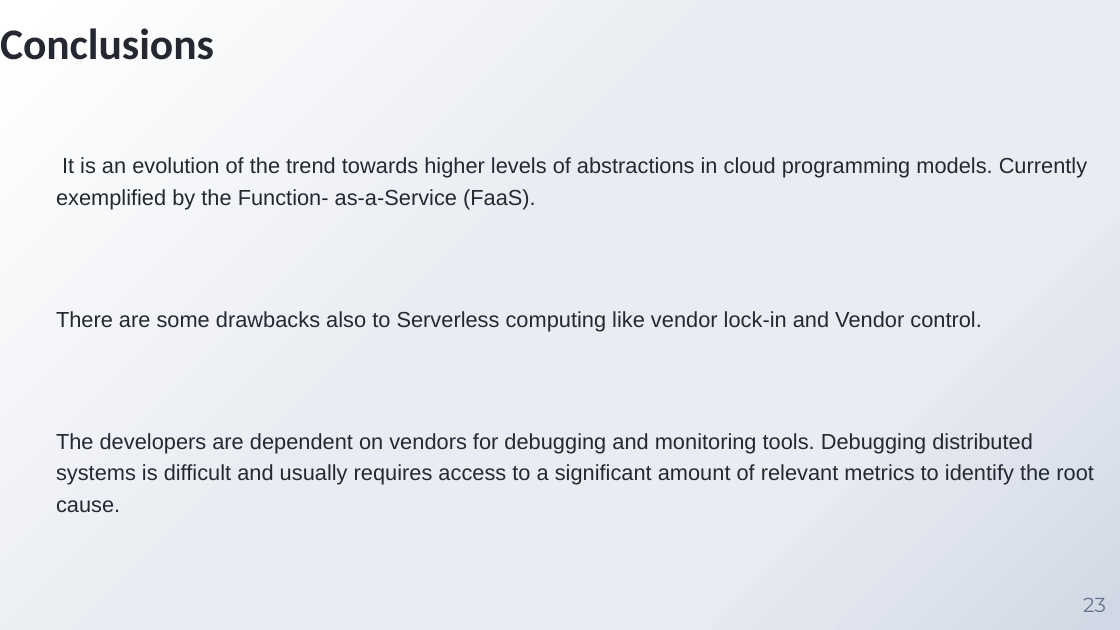
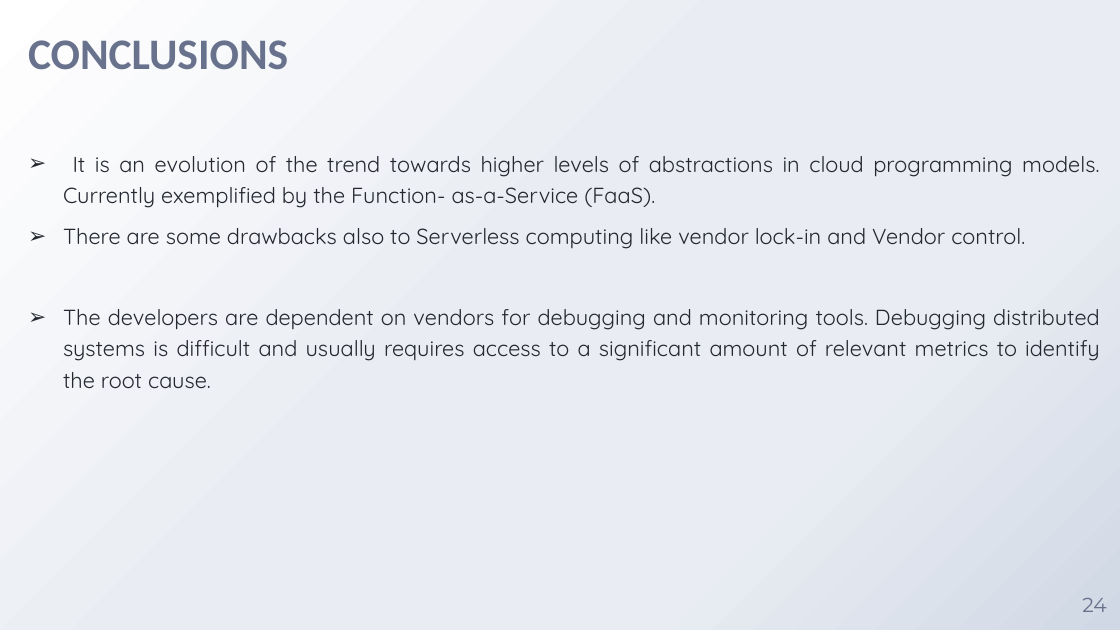
Before and after one commit to chintanBhimani07/unknown, a slide deck: slide 24 of Reports/Seminar-ppt.pptx (slide 23 before the commit). Drawn at 1120x630 pixels with LibreOffice and Linux fonts; fonts in the diff are those of the drawing; background and template pictures are left out. Boxes give left, top, right and bottom in pixels: in the first picture for what was removed or moved away, otherwise in the second. Text is boxed around its words. In the diff, an @@ line names an element or a change of style, - is before the commit and + after.

```diff
--- a/Reports/Seminar-ppt.pptx
+++ b/Reports/Seminar-ppt.pptx
@@ title at [28, 40, 288, 70]: text changed; text colour #252831 to #68728D @@
-Conclusions
+CONCLUSIONS
@@ subtitle "It is an evolution of ...": place and size @@
-subtitle "It is an evolution of ..." at [56, 157, 1094, 512]
+subtitle "It is an evolution of ..." at [63, 156, 1100, 388]
@@ subtitle "It is an evolution of ..." at [63, 156, 1100, 388]: font Arial to Quicksand; alignment left to justified; bullet none to ➢ @@
@@ page number at [1082, 598, 1106, 612]: text changed @@
-23
+24
```
Also in this commit, not shown: 17 other slides changed, 1 slide added, 31 other files.
